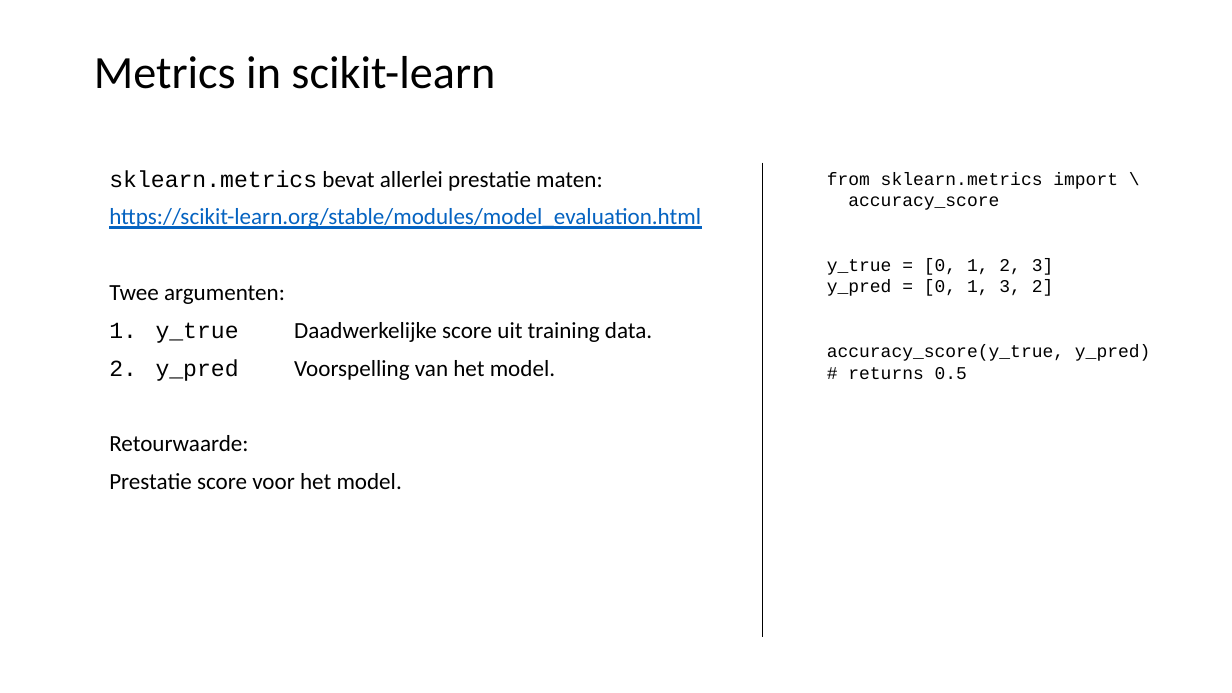
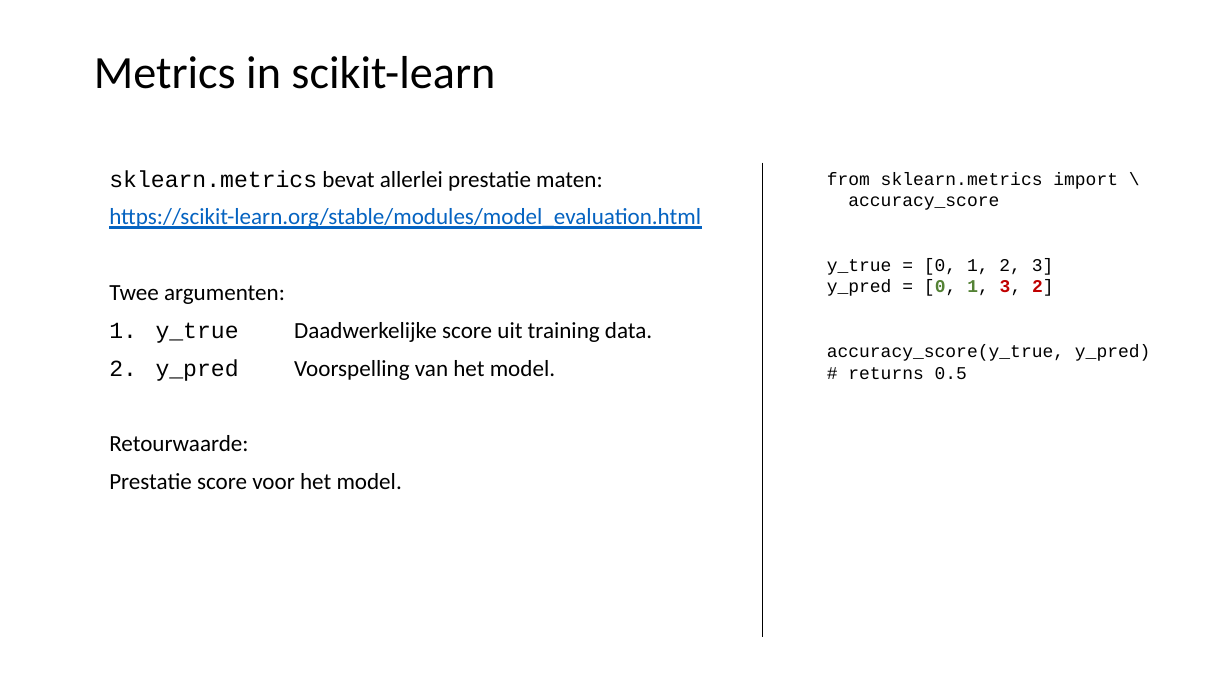
Before and after one commit to LFKoning/knowledge-sharing, a slide deck: slide 28 of python_trainees/4_scikit_learn/python_traineeship_4.pptx. Drawn at 1232x693 pixels with LibreOffice and Linux fonts; fonts in the diff are those of the drawing. Boxes give left, top, right and bottom in pixels: in the first picture for what was removed or moved away, otherwise in the second. Text is boxed around its words. In the diff, an @@ line names an element or a change of style, - is before the commit and + after.

```diff
--- a/python_trainees/4_scikit_learn/python_traineeship_4.pptx
+++ b/python_trainees/4_scikit_learn/python_traineeship_4.pptx
@@ text at box(827, 280, 1054, 296): text colour #000000 to #548235 in "[0, 1,"; text colour #000000 to #C00000 in "3, 2]"; bold on in "[0, 1, 3, 2]" @@
```
Also in this commit, not shown: 10 other slides changed, 3 slides added, 1 slide removed, 10 other files.
